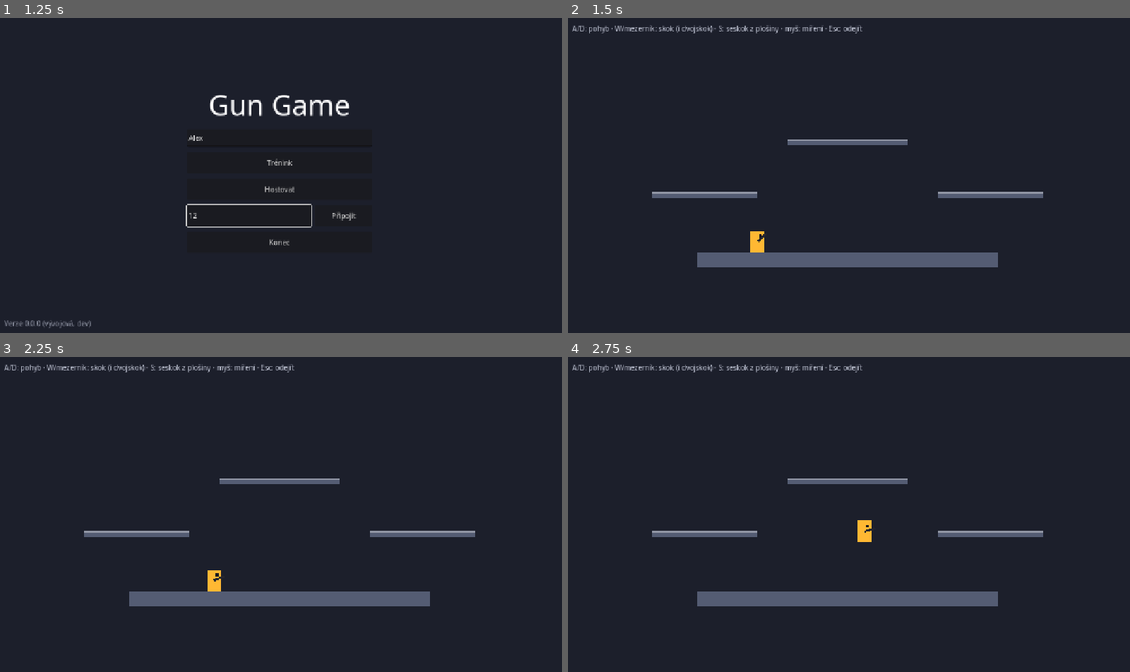
Above: before the commit, frames 1-4 (two rows, left to right).
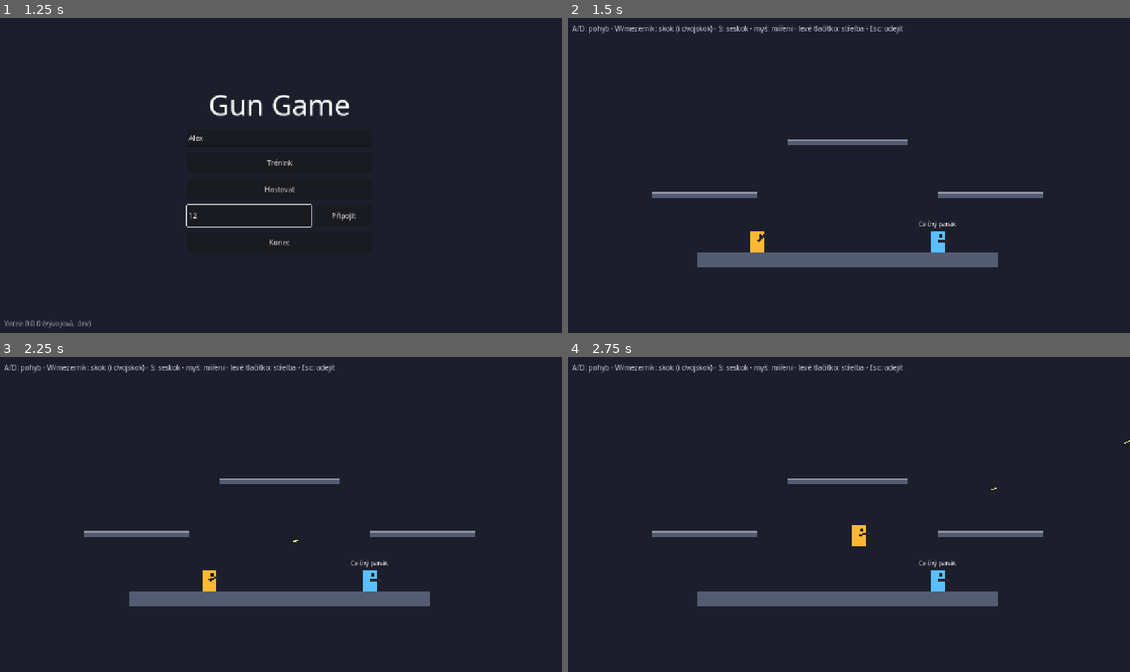
Above: after the commit, the same moments.

Repository: nejhorsiprogramatorsveta/Gun_game
Game: Godot game, scene res://src/ui/main_menu.tscn
Two runs of this game, one before a commit and one after it. Both use one fixed random seed, a clock stepped at 60 frames per second and the inputs below.
Inputs (mouse positions are in pixels of both pictures, inside the frame that each line leads up to):
- Up to frame 1 (1.25 s): click (281, 137) at 0.52 s; type "Alex" at 0.6 s; click (247, 216) at 0.75 s; type "12" at 0.83 s
- Up to frame 2 (1.5 s): click "Trénink" at 1.25 s
- Up to frame 3 (2.25 s): tap Enter at 2 s; move the mouse to (404, 498) at 2.02 s; press the mouse at (404, 498) at 2.03 s; hold D (move_right) from 2.03 s (still down)
- Up to frame 4 (2.75 s): keep holding D (move_right); tap W (jump) at 2.27 s

Frame 1 is identical in both runs. In frame 2, 0.5% of the frame differs, in the area x 32-70%, y 2-75%; in frame 3, 0.6%; in frame 4, 0.7%, in the area x 32-100%, y 2-75%.

Commit message:
feat(combat): shoot toward the cursor with knockback, recoil and a practice dummy
- WeaponData + pistol, CharacterData.weapons and knockback_friction
- CombatRules (pure), Projectile (per-tick raycast), WeaponSystem
  (authority decides shots and hits; clients display bullets from
  reliable spawn/remove events)
- practice dummy, lag simulator keeps reliable messages
- combat and knockback tests

Co-Authored-By: Claude Opus 5.5 <noreply@anthropic.com>

Diff:
--- a/data/characters/jiskra.tres
+++ b/data/characters/jiskra.tres
@@ -1,6 +1,8 @@
 [gd_resource type="Resource" script_class="CharacterData" format=3]
 
 [ext_resource type="Script" path="res://src/data_types/character_data.gd" id="1"]
+[ext_resource type="Script" path="res://src/data_types/weapon_data.gd" id="2"]
+[ext_resource type="Resource" path="res://data/weapons/pistol.tres" id="3"]
 
 [resource]
 script = ExtResource("1")
@@ -13,6 +15,7 @@
 air_acceleration = 2200.0
 ground_friction = 3200.0
 air_friction = 500.0
+knockback_friction = 900.0
 jump_velocity = 820.0
 air_jumps = 1
 gravity = 2400.0
@@ -20,3 +23,4 @@
 jump_buffer_time = 0.1
 drop_through_time = 0.25
 weight = 0.9
+weapons = Array[ExtResource("2")]([ExtResource("3")])
--- /dev/null
+++ b/data/weapons/pistol.tres
@@ -0,0 +1,14 @@
+[gd_resource type="Resource" script_class="WeaponData" format=3]
+
+[ext_resource type="Script" path="res://src/data_types/weapon_data.gd" id="1"]
+
+[resource]
+script = ExtResource("1")
+id = &"pistol"
+name_key = "WEAPON_PISTOL_NAME"
+shots_per_second = 3.0
+projectile_speed = 1500.0
+max_range = 1400.0
+spread_degrees = 1.5
+knockback = 550.0
+recoil = 120.0
--- a/localization/translations.csv
+++ b/localization/translations.csv
@@ -5,7 +5,7 @@
 MENU_JOIN,Připojit
 MENU_QUIT,Konec
 MENU_VERSION,Verze {version}
-PRACTICE_HINT,"A/D: pohyb · W/mezerník: skok (i dvojskok) · S: seskok z plošiny · myš: míření · Esc: odejít"
+PRACTICE_HINT,"A/D: pohyb · W/mezerník: skok (i dvojskok) · S: seskok · myš: míření · levé tlačítko: střelba · Esc: odejít"
 CHARACTER_JISKRA_NAME,Jiskra
 CHARACTER_JISKRA_DESCRIPTION,"Lehká a rychlá. Snadno ji odhodíš, ale těžko ji chytíš."
 LOBBY_DEFAULT_NAME,Hráč {number}
@@ -42,3 +42,5 @@
 DEBUG_FAKE_LAG,"[TEST] Simulace sítě: +{lag} ms, {loss} % ztracených paketů"
 BUILD_DISPLAY,{version} (sestavení {build})
 BUILD_DISPLAY_DEV,"{version} (vývojová, {commit})"
+WEAPON_PISTOL_NAME,Pistole
+PRACTICE_DUMMY,Cvičný panák
--- /dev/null
+++ b/src/combat/combat_rules.gd
@@ -0,0 +1,23 @@
+class_name CombatRules
+## Pure combat formulas (no nodes, no network), shared by the simulation and unit tests.
+
+
+## Velocity added to a hit player: along the bullet's flight, weaker on heavier characters.
+static func knockback(direction: Vector2, weapon: WeaponData, target_weight: float) -> Vector2:
+	return direction.normalized() * weapon.knockback / maxf(target_weight, 0.1)
+
+
+## Velocity added to the shooter: opposite to where they aim (shooting down lifts a bit).
+static func recoil(aim_direction: Vector2, weapon: WeaponData) -> Vector2:
+	return -aim_direction.normalized() * weapon.recoil
+
+
+## Seconds between two shots.
+static func fire_interval(weapon: WeaponData) -> float:
+	return 1.0 / maxf(weapon.shots_per_second, 0.01)
+
+
+## Shot direction with random spread; the authority sends the result, so peers agree.
+static func spread_direction(aim_direction: Vector2, weapon: WeaponData, random_value: float) -> Vector2:
+	var angle := deg_to_rad(lerpf(-weapon.spread_degrees, weapon.spread_degrees, random_value))
+	return aim_direction.normalized().rotated(angle)
--- /dev/null
+++ b/src/combat/projectile.gd
@@ -0,0 +1,58 @@
+class_name Projectile
+extends Node2D
+## A bullet flying in a straight line. Each tick it ray-casts from its old to its new
+## position, so even fast bullets cannot pass through thin targets.
+## Authoritative bullets (host/practice) hit walls and players; display-only bullets on
+## clients only stop at walls – hits are decided by the host (PLAN.md D.5).
+## Bullets pass through one-way platforms (they are not on the "world" layer).
+
+signal hit_player(projectile: Projectile, player: Player)
+signal finished(projectile: Projectile)
+
+const WORLD_MASK := 1
+const PLAYERS_MASK := 4
+
+var id := 0
+var direction := Vector2.RIGHT
+var weapon: WeaponData
+var authoritative := false
+
+var _exclude: Array[RID] = []
+var _travelled := 0.0
+
+
+func setup(projectile_id: int, origin: Vector2, flight_direction: Vector2, weapon_data: WeaponData, shooter: Player) -> void:
+	id = projectile_id
+	position = origin
+	direction = flight_direction.normalized()
+	weapon = weapon_data
+	authoritative = shooter != null
+	if shooter:
+		_exclude = [shooter.get_rid()]
+
+
+func _physics_process(delta: float) -> void:
+	var step := direction * weapon.projectile_speed * delta
+	var mask := WORLD_MASK | (PLAYERS_MASK if authoritative else 0)
+	var query := PhysicsRayQueryParameters2D.create(global_position, global_position + step, mask, _exclude)
+	var hit := get_world_2d().direct_space_state.intersect_ray(query)
+	if not hit.is_empty():
+		if hit.collider is Player:
+			hit_player.emit(self, hit.collider)
+		finish()
+		return
+	position += step
+	_travelled += step.length()
+	if _travelled >= weapon.max_range:
+		finish()
+
+
+func finish() -> void:
+	if is_queued_for_deletion():
+		return
+	finished.emit(self)
+	queue_free()
+
+
+func _draw() -> void:
+	draw_line(-direction * 12.0, direction * 4.0, Color(1, 0.93, 0.55), 3.0)
--- /dev/null
+++ b/src/combat/weapon_system.gd
@@ -0,0 +1,67 @@
+class_name WeaponSystem
+extends Node2D
+## Shooting: fire rate, projectiles, hits, knockback and recoil (PLAN.md D.5).
+## Only the authority (host or offline practice) decides shots and hits. Clients receive
+## spawn/remove events and fly the same bullets purely for display.
+
+## MatchNet of a network match; null in offline practice.
+var _net: Node
+var _projectiles: Dictionary[int, Projectile] = {}
+var _next_id := 1
+
+
+func setup(net: Node) -> void:
+	_net = net
+	if _net:
+		_net.projectile_spawned.connect(_on_remote_spawned)
+		_net.projectile_removed.connect(_on_remote_removed)
+
+
+## Authority: called every tick after the player moved.
+func try_fire(player: Player, input: InputFrame, delta: float) -> void:
+	player.fire_cooldown = maxf(player.fire_cooldown - delta, 0.0)
+	var weapon := player.current_weapon()
+	if weapon == null or not input.is_held(InputFrame.FIRE) or player.fire_cooldown > 0.0:
+		return
+	player.fire_cooldown = CombatRules.fire_interval(weapon)
+	var aim_direction := InputFrame.aim_to_vector(input.aim)
+	var direction := CombatRules.spread_direction(aim_direction, weapon, randf())
+	var origin := player.global_position + aim_direction * Player.GUN_LENGTH
+	player.velocity += CombatRules.recoil(aim_direction, weapon)
+	var id := _next_id
+	_next_id += 1
+	_spawn(id, origin, direction, weapon, player)
+	if _net:
+		_net.send_projectile_spawned(id, origin, direction, weapon.id)
+
+
+func _spawn(id: int, origin: Vector2, direction: Vector2, weapon: WeaponData, shooter: Player) -> void:
+	var projectile := Projectile.new()
+	projectile.setup(id, origin, direction, weapon, shooter)
+	projectile.hit_player.connect(_on_hit)
+	projectile.finished.connect(_on_finished)
+	add_child(projectile)
+	_projectiles[id] = projectile
+
+
+func _on_hit(projectile: Projectile, target: Player) -> void:
+	target.velocity += CombatRules.knockback(projectile.direction, projectile.weapon, target.character.weight)
+
+
+func _on_finished(projectile: Projectile) -> void:
+	_projectiles.erase(projectile.id)
+	if projectile.authoritative and _net:
+		_net.send_projectile_removed(projectile.id)
+
+
+func _on_remote_spawned(id: int, origin: Vector2, direction: Vector2, weapon_id: StringName) -> void:
+	var weapon := ContentDB.get_weapon(weapon_id)
+	if weapon == null or _projectiles.has(id) or direction.is_zero_approx():
+		return
+	_spawn(id, origin, direction, weapon, null)
+
+
+func _on_remote_removed(id: int) -> void:
+	var projectile: Projectile = _projectiles.get(id)
+	if projectile:
+		projectile.finish()
--- a/src/core/content_db.gd
+++ b/src/core/content_db.gd
@@ -3,24 +3,37 @@
 ## Adding a character = dropping a new .tres into data/characters/, no code change.
 
 const CHARACTERS_DIR := "res://data/characters/"
+const WEAPONS_DIR := "res://data/weapons/"
 const MATCH_RULES_PATH := "res://data/match_rules.tres"
 const DEFAULT_CHARACTER_ID := &"jiskra"
 
 static var _characters: Dictionary[StringName, CharacterData] = {}
+static var _weapons: Dictionary[StringName, WeaponData] = {}
 static var _match_rules: MatchRules
 
 
 static func _static_init() -> void:
+	for data in _load_all(WEAPONS_DIR):
+		if data is WeaponData:
+			_weapons[data.id] = data
+	for data in _load_all(CHARACTERS_DIR):
+		if data is CharacterData:
+			_characters[data.id] = data
+	_match_rules = load(MATCH_RULES_PATH) as MatchRules
+
+
+static func _load_all(directory: String) -> Array[Resource]:
+	var result: Array[Resource] = []
 	# list_directory() also sees resources renamed/remapped by export, unlike DirAccess.
-	for file_name in ResourceLoader.list_directory(CHARACTERS_DIR):
+	for file_name in ResourceLoader.list_directory(directory):
 		if not file_name.ends_with(".tres"):
 			continue
-		var data := load(CHARACTERS_DIR + file_name) as CharacterData
-		if data == null or data.id.is_empty():
-			push_error("Invalid character data: %s" % file_name)
+		var data := load(directory + file_name)
+		if data == null or str(data.get("id")).is_empty():
+			push_error("Invalid data file: %s%s" % [directory, file_name])
 			continue
-		_characters[data.id] = data
-	_match_rules = load(MATCH_RULES_PATH) as MatchRules
+		result.append(data)
+	return result
 
 
 static func get_character(id: StringName) -> CharacterData:
@@ -33,6 +46,10 @@
 	return ids
 
 
+static func get_weapon(id: StringName) -> WeaponData:
+	return _weapons.get(id)
+
+
 static func default_character() -> CharacterData:
 	return _characters.get(DEFAULT_CHARACTER_ID)
 
--- a/src/data_types/character_data.gd
+++ b/src/data_types/character_data.gd
@@ -16,6 +16,9 @@
 ## Slowdown without input (and above max speed, e.g. after knockback).
 @export var ground_friction: float = 3200.0
 @export var air_friction: float = 500.0
+## Slowdown while faster than running speed (after a hit), also on the ground, so a hit
+## slides the player far instead of being stopped by ground friction.
+@export var knockback_friction: float = 900.0
 @export var jump_velocity: float = 820.0
 ## Extra jumps in the air (1 = double jump).
 @export var air_jumps: int = 1
@@ -29,3 +32,5 @@
 @export_group("Combat")
 ## Knockback is divided by weight (heavier = harder to push).
 @export var weight: float = 1.0
+## The character's weapons (2 per character from M5, PLAN.md G.0); the first is used for now.
+@export var weapons: Array[WeaponData] = []
--- /dev/null
+++ b/src/data_types/weapon_data.gd
@@ -0,0 +1,20 @@
+class_name WeaponData
+extends Resource
+## One weapon. To add a weapon, copy a file in data/weapons/, change id + values,
+## add its name to localization/translations.csv and reference it from a character.
+
+@export var id: StringName
+@export var name_key: String
+
+## Shots per second while the fire button is held.
+@export var shots_per_second: float = 3.0
+## Projectile speed in px/s.
+@export var projectile_speed: float = 1500.0
+## Projectile disappears after this distance (px).
+@export var max_range: float = 1400.0
+## Random deviation of each shot, ± degrees.
+@export var spread_degrees: float = 1.5
+## Speed (px/s) a hit adds to the target, divided by the target's weight.
+@export var knockback: float = 550.0
+## Speed (px/s) the shooter gets pushed opposite to the aim direction.
+@export var recoil: float = 120.0
--- a/src/match/match_controller.gd
+++ b/src/match/match_controller.gd
@@ -10,8 +10,11 @@
 const SNAPSHOT_EVERY_TICKS := 2
 ## Caps the extra delay if a client's packets arrive in a burst.
 const MAX_PENDING_INPUTS := 6
+## Peer id of the practice dummy (real peer ids are always positive).
+const PRACTICE_DUMMY_ID := -1
 
 var _arena: Arena
+var _weapons := WeaponSystem.new()
 var _rules: MatchRules = ContentDB.match_rules()
 var _networked := false
 var _is_authority := true
@@ -35,6 +38,8 @@
 	_arena = ARENA_SCENE.instantiate()
 	add_child(_arena)
 	_networked = Session.phase == Session.Phase.IN_MATCH
+	add_child(_weapons)
+	_weapons.setup(_net if _networked else null)
 	_is_authority = not _networked or multiplayer.is_server()
 	if _networked:
 		for peer_id: int in Session.match_slots:
@@ -47,6 +52,8 @@
 			$Hud/HintLabel.text = tr("DEBUG_FAKE_LAG").format({"lag": _net.lag.rtt_ms, "loss": _net.lag.loss_percent})
 	else:
 		_spawn(multiplayer.get_unique_id(), 0, Settings.player_name)
+		# A practice target: never sends input, so it just stands, falls and gets knocked back.
+		_spawn(PRACTICE_DUMMY_ID, 1, tr("PRACTICE_DUMMY"))
 
 
 func _spawn(peer_id: int, slot: int, display_name: String) -> void:
@@ -81,7 +88,9 @@
 		var player := _players[peer_id]
 		if not player.visible:
 			continue
-		player.simulate(_input_for(peer_id, player), delta)
+		var input := _input_for(peer_id, player)
+		player.simulate(input, delta)
+		_weapons.try_fire(player, input, delta)
 		if _arena.is_out_of_bounds(player.position):
 			_respawn_later(player)
 	if _networked and _tick % SNAPSHOT_EVERY_TICKS == 0:
--- a/src/match/match_net.gd
+++ b/src/match/match_net.gd
@@ -7,6 +7,8 @@
 
 signal input_received(peer_id: int, frames: Array[InputFrame])
 signal snapshot_received(snapshot: Dictionary)
+signal projectile_spawned(id: int, origin: Vector2, direction: Vector2, weapon_id: StringName)
+signal projectile_removed(id: int)
 
 ## A legit client sends 60/s; anything far above is dropped.
 const MAX_INPUT_PACKETS_PER_SECOND := 150
@@ -42,6 +44,19 @@
 			_receive_snapshot.rpc_id(peer_id, data))
 
 
+## Host: shot/removal events are reliable – a missing bullet would be confusing.
+func send_projectile_spawned(id: int, origin: Vector2, direction: Vector2, weapon_id: StringName) -> void:
+	lag.run(func() -> void:
+		for peer_id in _loaded_peers:
+			_receive_projectile_spawned.rpc_id(peer_id, id, origin, direction, weapon_id), true)
+
+
+func send_projectile_removed(id: int) -> void:
+	lag.run(func() -> void:
+		for peer_id in _loaded_peers:
+			_receive_projectile_removed.rpc_id(peer_id, id), true)
+
+
 func _announce_loaded() -> void:
 	while not _got_snapshot and is_inside_tree():
 		_client_loaded.rpc_id(1)
@@ -73,6 +88,16 @@
 		lag.run(snapshot_received.emit.bind(snapshot))
 
 
+@rpc("authority", "call_remote", "reliable")
+func _receive_projectile_spawned(id: int, origin: Vector2, direction: Vector2, weapon_id: StringName) -> void:
+	lag.run(projectile_spawned.emit.bind(id, origin, direction, weapon_id), true)
+
+
+@rpc("authority", "call_remote", "reliable")
+func _receive_projectile_removed(id: int) -> void:
+	lag.run(projectile_removed.emit.bind(id), true)
+
+
 func _rate_exceeded(peer_id: int) -> bool:
 	var now := Time.get_ticks_msec()
 	if now - _rate_window_start_ms >= 1000:
--- a/src/net/lag_simulator.gd
+++ b/src/net/lag_simulator.gd
@@ -39,11 +39,12 @@
 
 
 ## Runs `action` (sending or handling one packet) now, later, or never.
-func run(action: Callable) -> void:
+## Reliable messages are only delayed, never dropped (the real channel resends them).
+func run(action: Callable, reliable: bool = false) -> void:
 	if not is_enabled():
 		action.call()
 		return
-	if randf() * 100.0 < loss_percent:
+	if not reliable and randf() * 100.0 < loss_percent:
 		return
 	var delivery := Time.get_ticks_msec() + rtt_ms / 2 + randi_range(-jitter_ms, jitter_ms)
 	# Never deliver before an earlier packet: the real channels are ordered.
--- a/src/player/player.gd
+++ b/src/player/player.gd
@@ -17,6 +17,8 @@
 var aim := 0
 ## Newest input applied on the host; sent in snapshots for client prediction (M4).
 var last_input_seq := 0
+## Authority: seconds until the current weapon may fire again.
+var fire_cooldown := 0.0
 
 ## Only on clients: smooths host snapshots.
 var _interpolator: RemoteInterpolator
@@ -42,6 +44,10 @@
 	last_input_seq = input.seq
 	facing = motor_state.facing
 	queue_redraw()
+
+
+func current_weapon() -> WeaponData:
+	return character.weapons[0] if character and not character.weapons.is_empty() else null
 
 
 func snapshot_state() -> Dictionary:
@@ -74,6 +80,7 @@
 	position = spawn_position
 	velocity = Vector2.ZERO
 	motor_state = PlayerMotor.State.new()
+	fire_cooldown = 0.0
 
 
 ## Inactive players are hidden and removed from physics (e.g. while waiting to respawn).
--- a/src/player/player_motor.gd
+++ b/src/player/player_motor.gd
@@ -71,4 +71,6 @@
 	# No input, or faster than running speed (knockback): only friction slows us down,
 	# so holding a direction cannot cancel knockback instantly.
 	var friction := stats.ground_friction if on_floor else stats.air_friction
+	if absf(vx) > stats.move_speed:
+		friction = minf(friction, stats.knockback_friction)
 	return move_toward(vx, target if move_x != 0 else 0.0, friction * delta)
--- /dev/null
+++ b/tests/test_combat_rules.gd
@@ -0,0 +1,30 @@
+extends TestCase
+
+var pistol: WeaponData = load("res://data/weapons/pistol.tres")
+
+
+func test_knockback_follows_bullet_and_weight() -> void:
+	var push := CombatRules.knockback(Vector2.RIGHT, pistol, 1.0)
+	check_eq(push, Vector2(pistol.knockback, 0), "full knockback along the flight direction")
+	var heavy := CombatRules.knockback(Vector2.RIGHT, pistol, 2.0)
+	check_eq(heavy.x, pistol.knockback / 2.0, "twice as heavy = half the push")
+
+
+func test_recoil_opposite_to_aim() -> void:
+	check_eq(CombatRules.recoil(Vector2.DOWN, pistol), Vector2(0, -pistol.recoil), "shooting down pushes up")
+
+
+func test_fire_interval() -> void:
+	check(absf(CombatRules.fire_interval(pistol) - 1.0 / pistol.shots_per_second) < 0.0001, "interval = 1 / shots per second")
+
+
+func test_spread_stays_within_limits() -> void:
+	var left := CombatRules.spread_direction(Vector2.RIGHT, pistol, 0.0)
+	var right := CombatRules.spread_direction(Vector2.RIGHT, pistol, 1.0)
+	check(absf(rad_to_deg(left.angle()) + pistol.spread_degrees) < 0.01, "minimum spread")
+	check(absf(rad_to_deg(right.angle()) - pistol.spread_degrees) < 0.01, "maximum spread")
+
+
+func test_pistol_is_loaded_for_default_character() -> void:
+	check_eq(ContentDB.default_character().weapons.size(), 1, "default character has its weapon")
+	check(ContentDB.get_weapon(&"pistol") != null, "weapon lookup by id")
--- a/tests/test_player_motor.gd
+++ b/tests/test_player_motor.gd
@@ -81,3 +81,10 @@
 	var state := PlayerMotor.State.new()
 	_step(state, Vector2.ZERO, true, 0, InputFrame.DOWN)
 	check(state.drop_timer > 0.0, "pressing down on the floor starts drop-through")
+
+
+func test_knockback_slides_on_the_ground() -> void:
+	var state := PlayerMotor.State.new()
+	var v := _step(state, Vector2(1000, 0), true)
+	check(v.x > 1000.0 - stats.ground_friction * DT, "fast sliding uses the weaker knockback friction")
+	check(absf(v.x - (1000.0 - stats.knockback_friction * DT)) < 0.01, "exactly knockback friction")
Not shown, added: src/combat/combat_rules.gd.uid
Not shown, added: src/combat/projectile.gd.uid
Not shown, added: src/combat/weapon_system.gd.uid
Not shown, added: src/data_types/weapon_data.gd.uid
Not shown, added: tests/test_combat_rules.gd.uid
Not shown, changed: CLAUDE.md
Not shown, changed: docs/ARCHITECTURE.md
Not shown, changed: docs/PROGRESS.md
